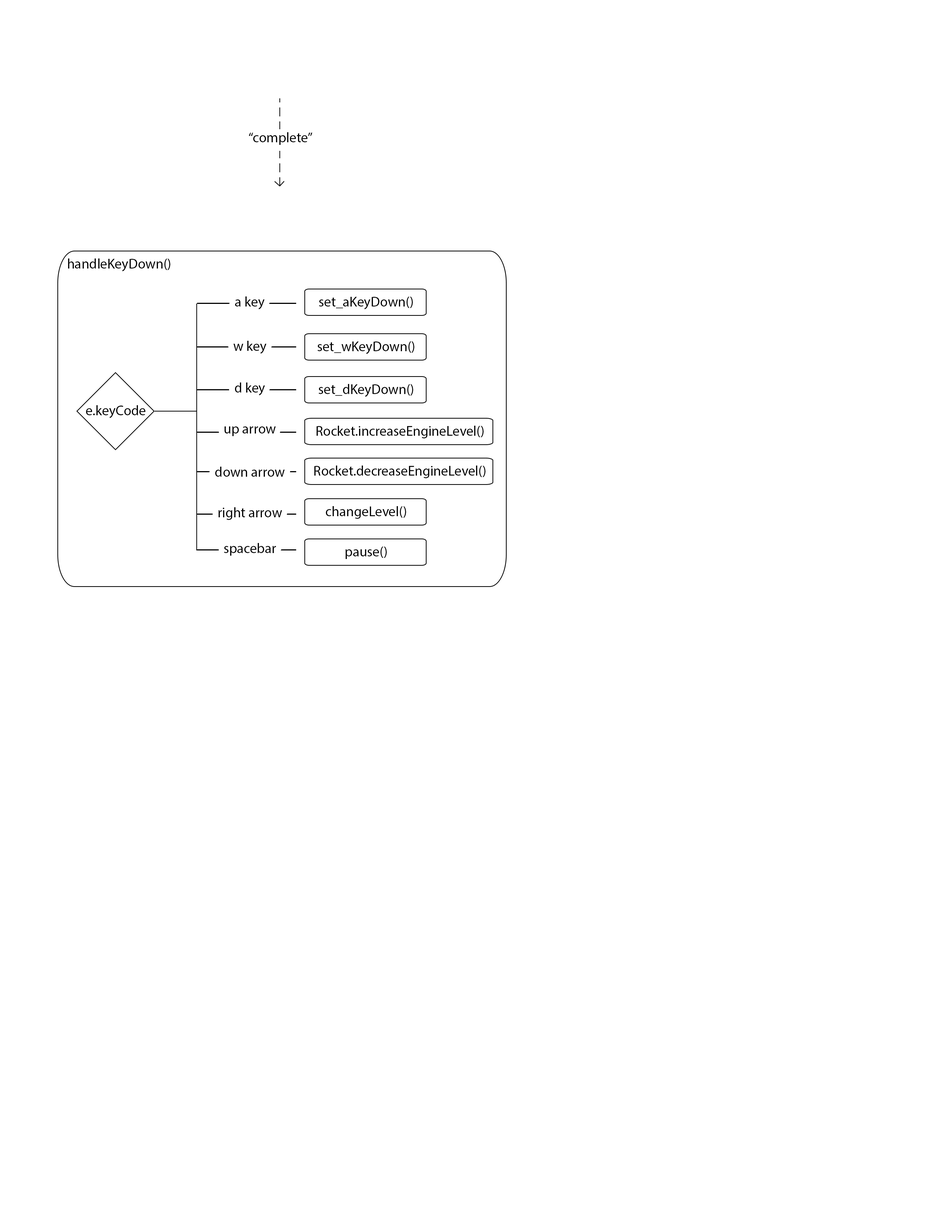
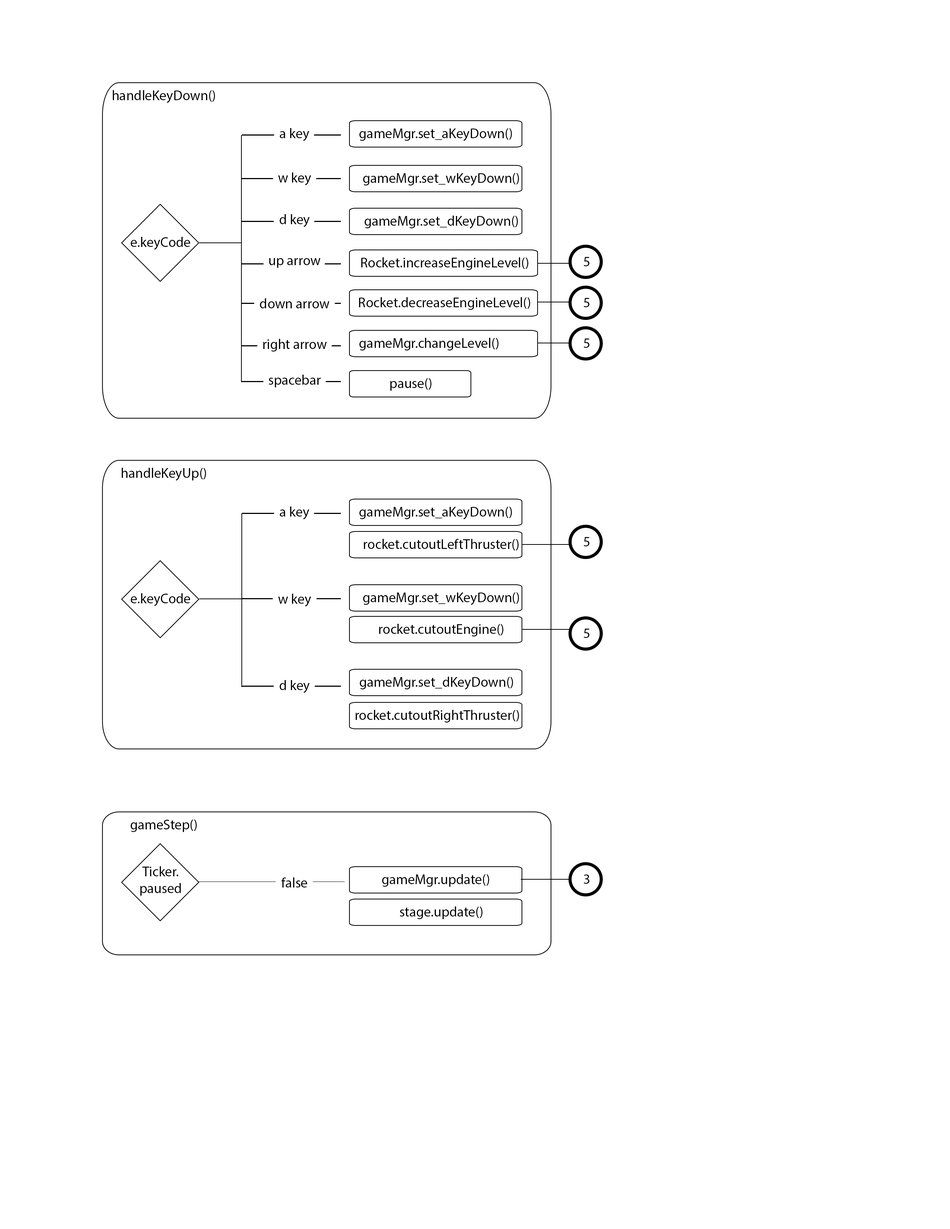
Before/after of a 950x1229 layered artwork. What changed in the layer stack:
added group "Group 1" with 44 layers above "Group 2" over [left=102, top=82, right=552, bottom=419]
moved "Connections" into group "Group 1" over [left=154, top=128, right=341, bottom=556]
moved "Node decreaseEngineLevel()" into group "Group 1" over [left=304, top=289, right=538, bottom=486]
painted on "Rounded Rectangle 1" (1st of 18, in "Group 1" › "Node decreaseEngineLevel()") over [left=304, top=289, right=538, bottom=486]
moved "Node increaseEngineLevel()" into group "Group 1" over [left=304, top=249, right=538, bottom=446]
moved "Node handleKeyDown()" into group "Group 1" over [left=57, top=82, right=552, bottom=588]
painted on "Rounded Rectangle 1" (8th of 18, in "Group 1" › "Node handleKeyDown()") over [left=57, top=82, right=552, bottom=588]
added group "Group 2" with 35 layers above "Group 3" over [left=102, top=460, right=570, bottom=750]
added group "Connections copy" (1st of 2, in "Group 2") with 10 layers in group "Group 2" over [left=199, top=506, right=570, bottom=694]
added group "Node handleKeyDown() copy" with 2 layers in group "Group 2" over [left=102, top=460, right=552, bottom=750]
added layer "Rounded Rectangle 1" (15th of 18, in "Group 2" › "Node handleKeyDown() copy") in group "Node handleKeyDown() copy" over [left=102, top=460, right=552, bottom=750]
added group "Group 3" with 37 layers above "Background" over [left=102, top=244, right=603, bottom=956]
added group "Connections copy" (2nd of 2, in "Group 3") with 6 layers in group "Group 3" over [left=197, top=262, right=570, bottom=888]
added group "Node gameStep()" with 2 layers in group "Group 3" over [left=102, top=811, right=552, bottom=956]
added layer "Rounded Rectangle 1" (18th of 18, in "Group 3" › "Node gameStep()") in group "Node gameStep()" over [left=102, top=811, right=552, bottom=956]
…and 105 more changes (66 added, 12 moved_by, 20 painted, 4 renamed, 6 stack, 1 visibility)
